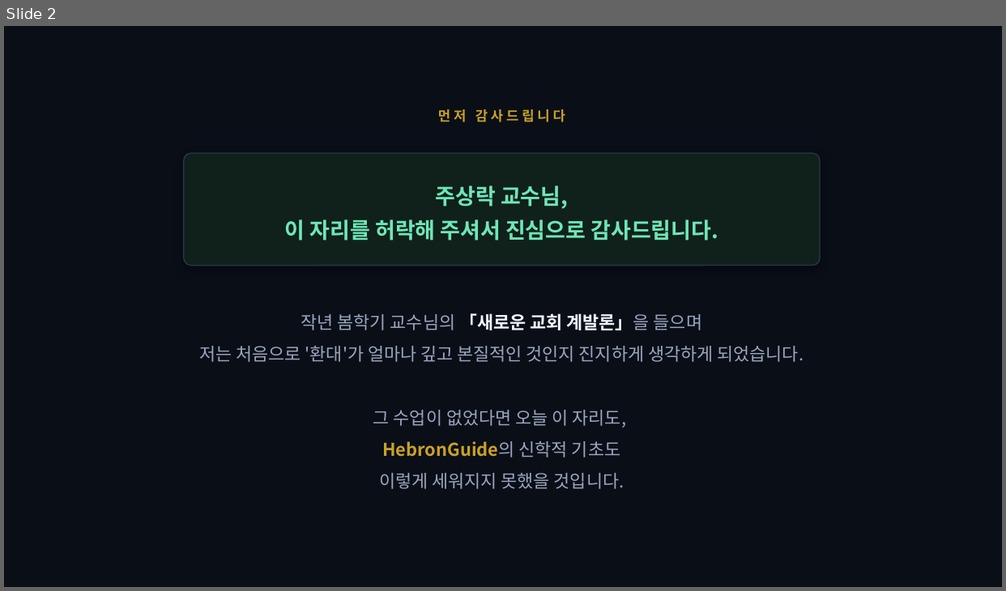
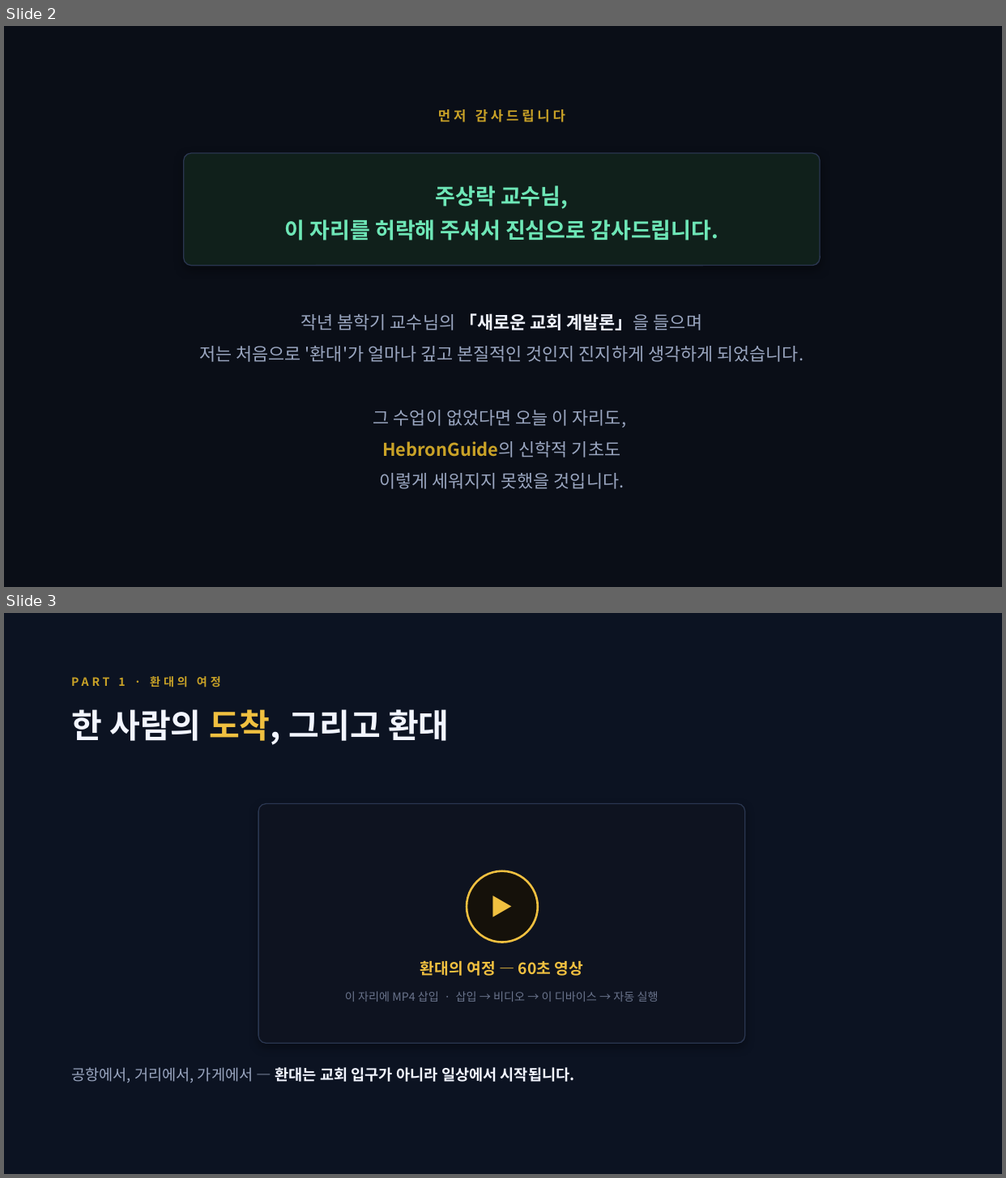
Before and after one commit to Hebronplatform/hebronguide, a slide deck: HebronGuide_발표_김성수목사.pptx. Shown one above the other, each under a label of ours: slide 2 before the commit, slides 2 and 3 after it. The pictures are 1006x591 and 1006x1178 pixels, drawn with LibreOffice and Linux fonts; fonts in the diff are those of the drawing. Boxes give left, top, right and bottom in pixels: in the first picture for what was removed or moved away, otherwise in the second. Text is boxed around its words. In the diff, an @@ line names an element or a change of style, - is before the commit and + after.

Commit message:
feat: 환대의 여정 영상(hebron-story.html) + 덱/PPTX에 영상·스테처 5역설 슬라이드 추가 + 선교적 교회개척 신학 통합

```diff
--- a/HebronGuide_발표_김성수목사.pptx
+++ b/HebronGuide_발표_김성수목사.pptx
@@ slide 3 added at (4,613,1002,1174), background #0C1322 @@
@@ text added at (71,676,221,688), 11 pt, text #C9A227, bold @@
+PART 1 · 환대의 여정
@@ text added at (71,709,450,745), 32 pt, text #F2F5FF, bold @@
+한 사람의 도착, 그리고 환대
@@ rounded rectangle added at (258,804,745,1043), fill #0E1320, outline #2A3650 1 pt @@
@@ ellipse added at (467,871,538,943), fill #15110A, outline #F0C040 2 pt @@
@@ text added at (467,871,538,943), 22 pt, text #F0C040 @@
+▶
@@ text added at (420,960,583,976), 15 pt, text #F0C040, bold @@
+환대의 여정 — 60초 영상
@@ text added at (345,991,658,1002), 11 pt, text #6A748C @@
+이 자리에 MP4 삽입 · 삽입 → 비디오 → 이 디바이스 → 자동 실행
@@ text added at (71,1067,575,1084), 14.5 pt, text #F2F5FF, bold @@
+공항에서, 거리에서, 가게에서 — 환대는 교회 입구가 아니라 일상에서 시작됩니다.
```
Also in this commit, not shown: 1 other slide added, 11 other files.
